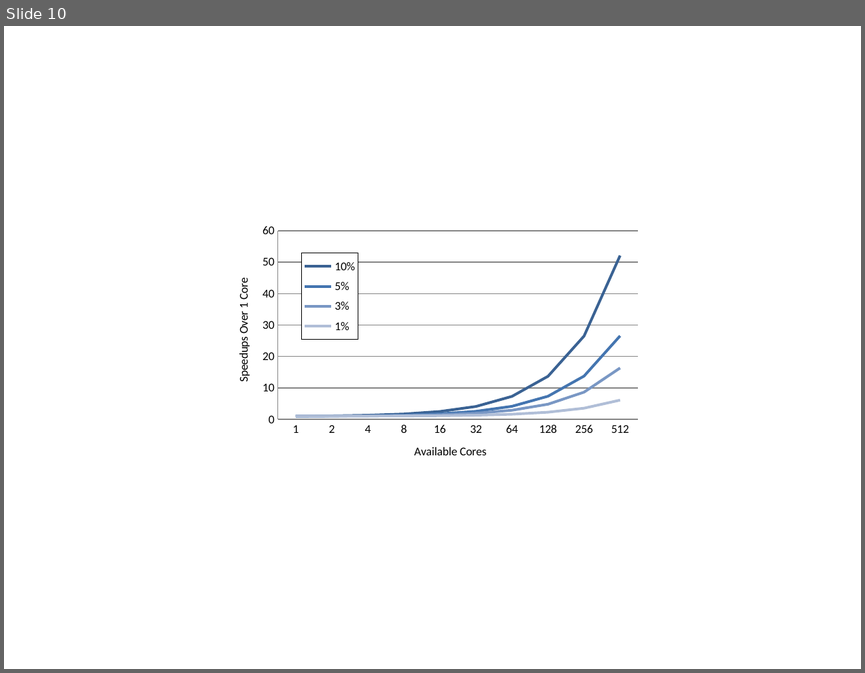
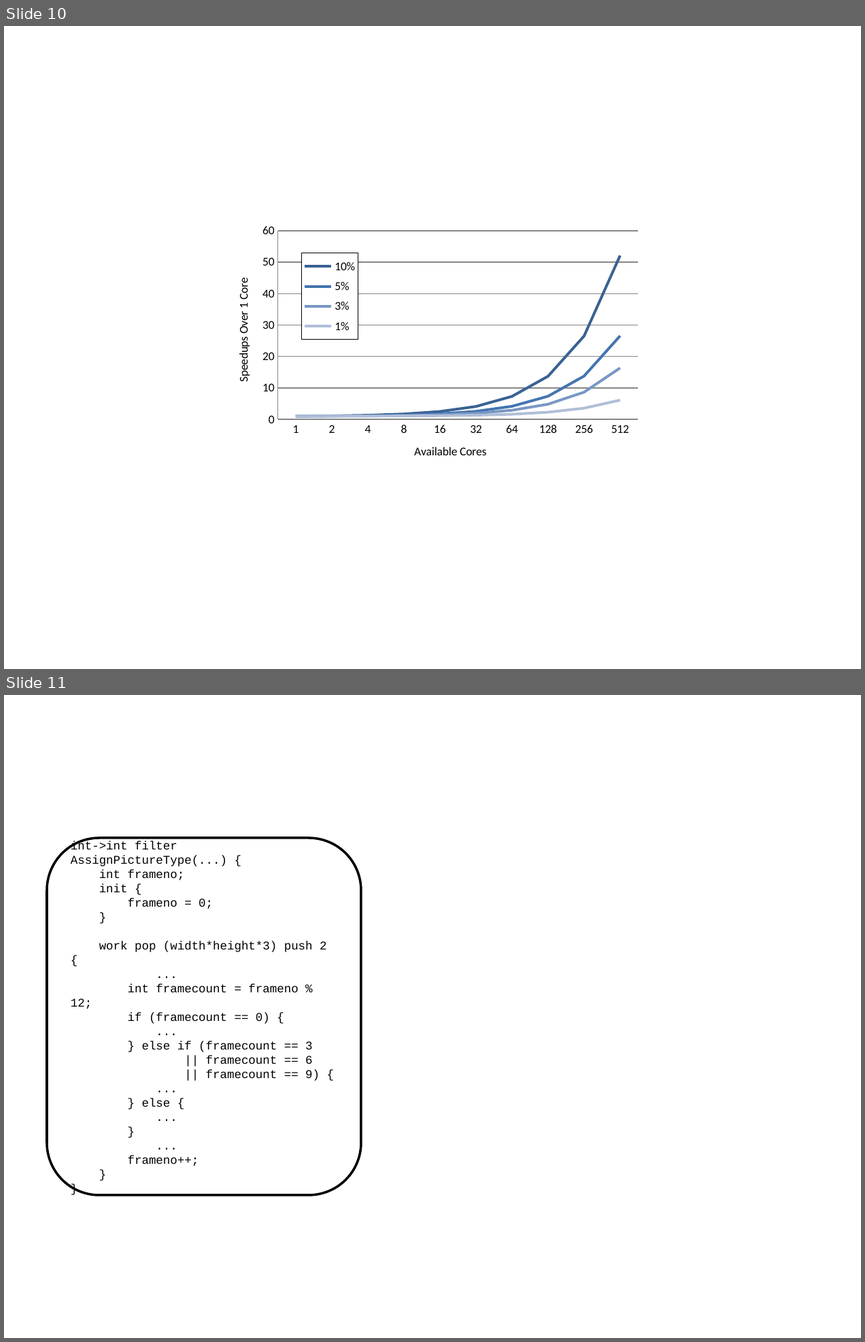
Before and after one commit to rrnewton/StreamIt, a slide deck: streams/docs/induction-state-2012/figures/fission-induction.pptx. Shown one above the other, each under a label of ours: slide 10 before the commit, slides 10 and 11 after it. The pictures are 865x673 and 865x1342 pixels, drawn with LibreOffice and Linux fonts; fonts in the diff are those of the drawing. Boxes give left, top, right and bottom in pixels: in the first picture for what was removed or moved away, otherwise in the second. Text is boxed around its words. In the diff, an @@ line names an element or a change of style, - is before the commit and + after.

```diff
--- a/streams/docs/induction-state-2012/figures/fission-induction.pptx
+++ b/streams/docs/induction-state-2012/figures/fission-induction.pptx
@@ slide 11 added at [4, 695, 861, 1338], background #FFFFFF @@
@@ rounded rectangle added at [47, 838, 361, 1195], fill #FFFFFF, outline #000000 2 pt, 10 pt, text #000000 @@
+int->int filter AssignPictureType(...) {
+int frameno;
+init {
+frameno = 0;
+}
+work pop (width*height*3) push 2 {
+...
+int framecount = frameno % 12;
+if (framecount == 0) {
+...
+} else if (framecount == 3
+|| framecount == 6
+|| framecount == 9) {
+...
+} else {
+...
+}
+...
+frameno++;
+}
+}
```
Also in this commit, not shown: 13 other files.
